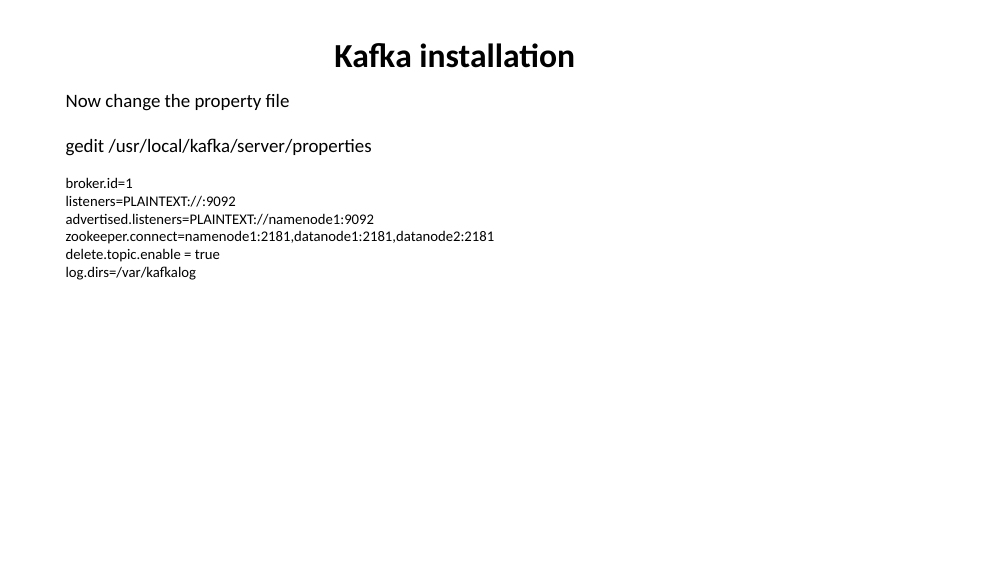
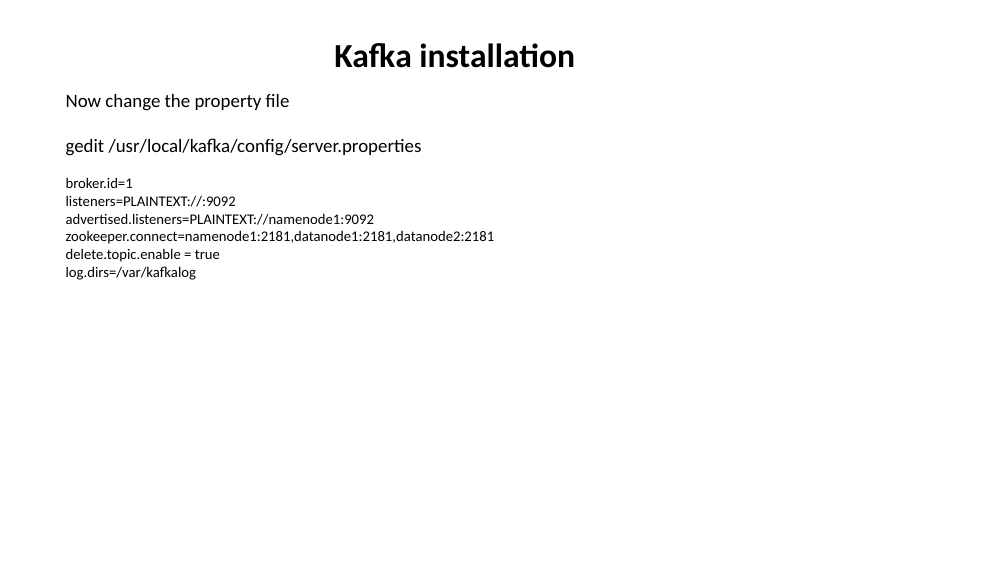
Before and after one commit to aashmishra/Bigdata_ppt, a slide deck: slide 6 of kafka.pptx. Drawn at 1008x567 pixels with LibreOffice and Linux fonts; fonts in the diff are those of the drawing. Boxes give left, top, right and bottom in pixels: in the first picture for what was removed or moved away, otherwise in the second. Text is boxed around its words. In the diff, an @@ line names an element or a change of style, - is before the commit and + after.

```diff
--- a/kafka.pptx
+++ b/kafka.pptx
@@ text at <box>66,138,422,156</box>: text changed @@
-gedit /usr/local/kafka/server/properties
+gedit /usr/local/kafka/config/server.properties
```
Also in this commit, not shown: 7 other slides changed, 1 slide added, 1 slide removed.
